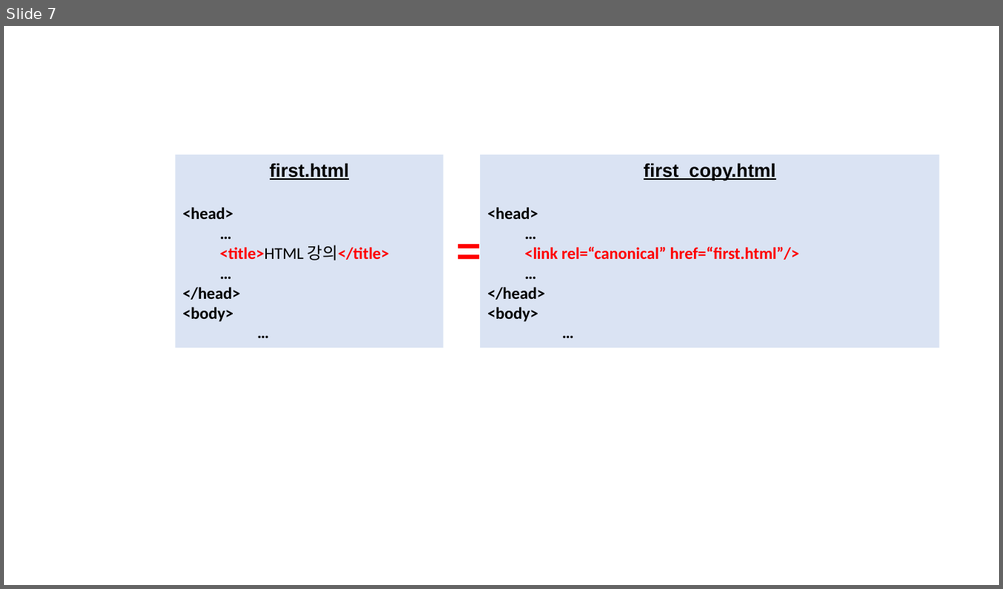
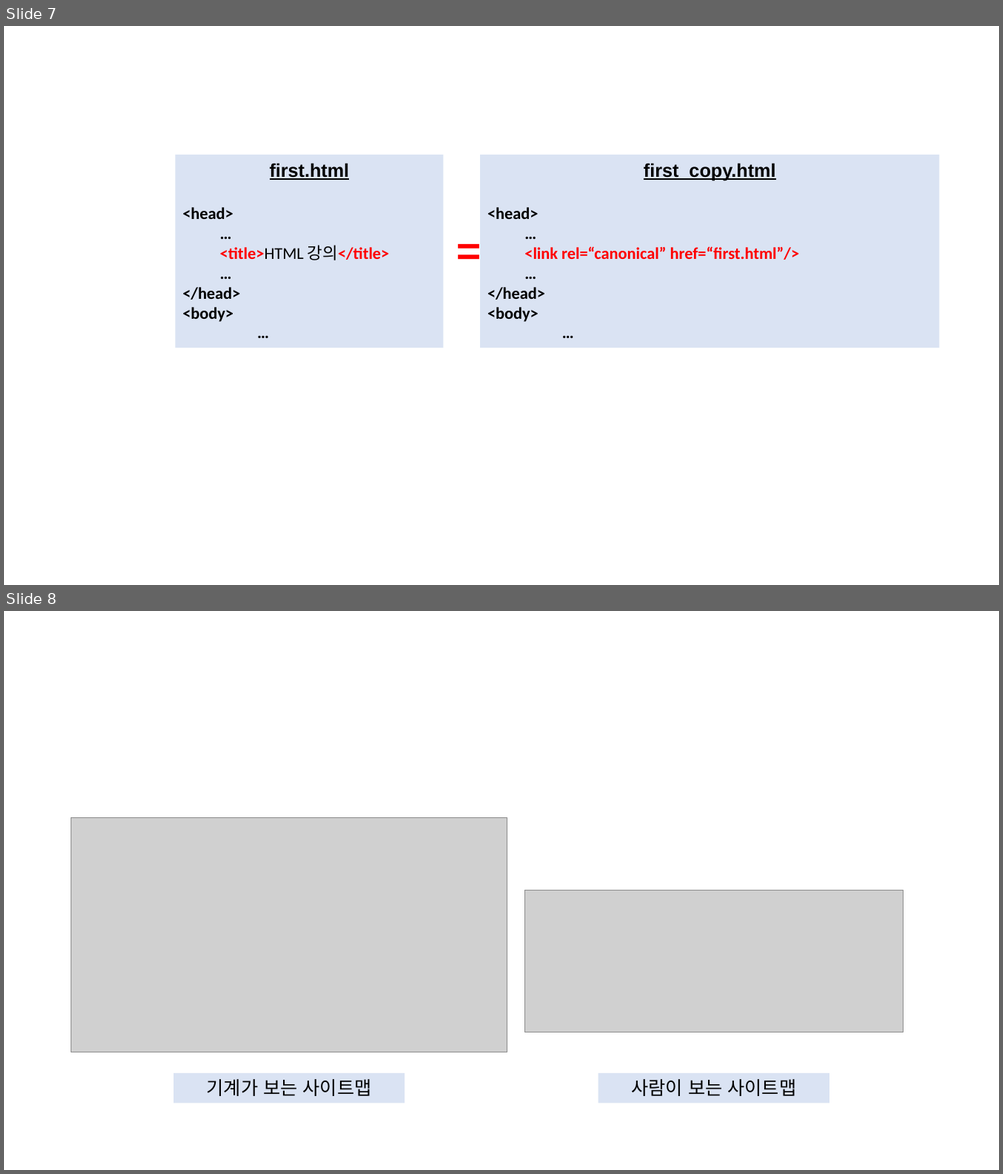
Before and after one commit to Han-Joon-Hyeok/TIL, a slide deck: HTML/images/images.pptx. Shown one above the other, each under a label of ours: slide 7 before the commit, slides 7 and 8 after it. The pictures are 1003x589 and 1003x1174 pixels, drawn with LibreOffice and Linux fonts; fonts in the diff are those of the drawing; grey boxes stand for pictures. Boxes give left, top, right and bottom in pixels: in the first picture for what was removed or moved away, otherwise in the second. Text is boxed around its words. In the diff, an @@ line names an element or a change of style, - is before the commit and + after.

```diff
--- a/HTML/images/images.pptx
+++ b/HTML/images/images.pptx
@@ slide 8 added at box(4, 611, 999, 1170), background #FFFFFF @@
@@ picture added at box(71, 817, 508, 1052) @@
@@ picture added at box(525, 891, 903, 1033) @@
@@ rectangle added at box(173, 1073, 404, 1103), fill #DAE3F3, 18 pt, text #000000 @@
+기계가 보는 사이트맵
@@ rectangle added at box(598, 1073, 829, 1103), fill #DAE3F3, 18 pt, text #000000 @@
+사람이 보는 사이트맵
```
Also in this commit, not shown: 1 other slide added, 6 other files.
